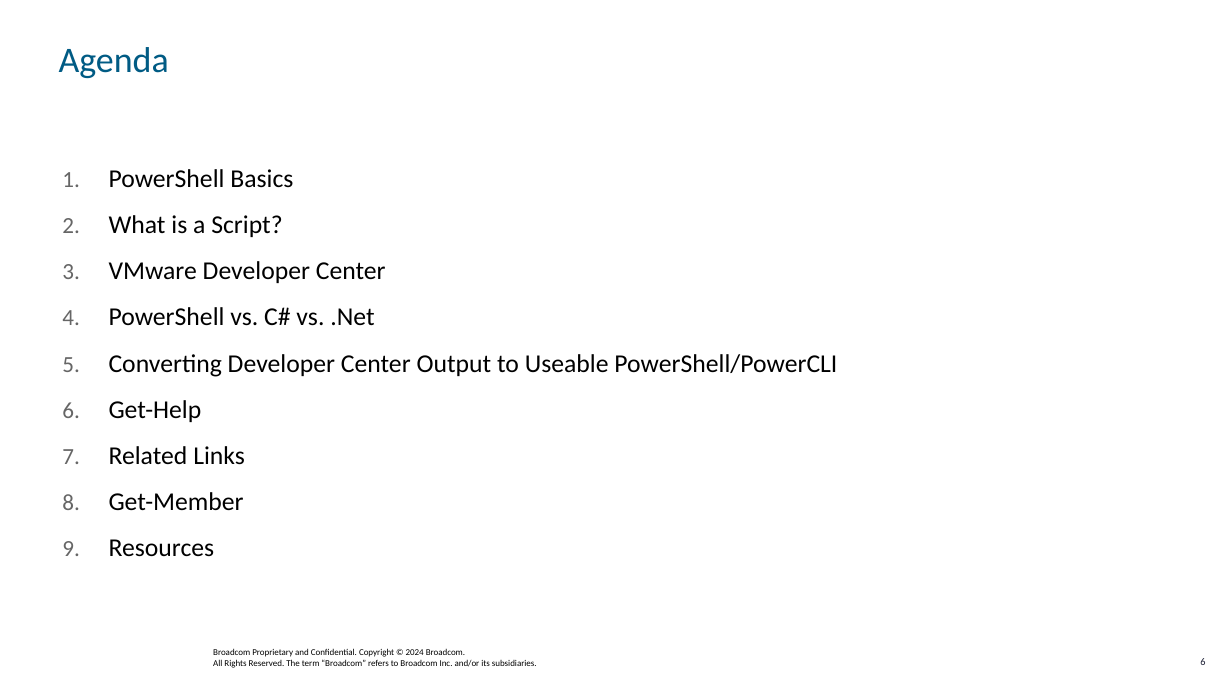
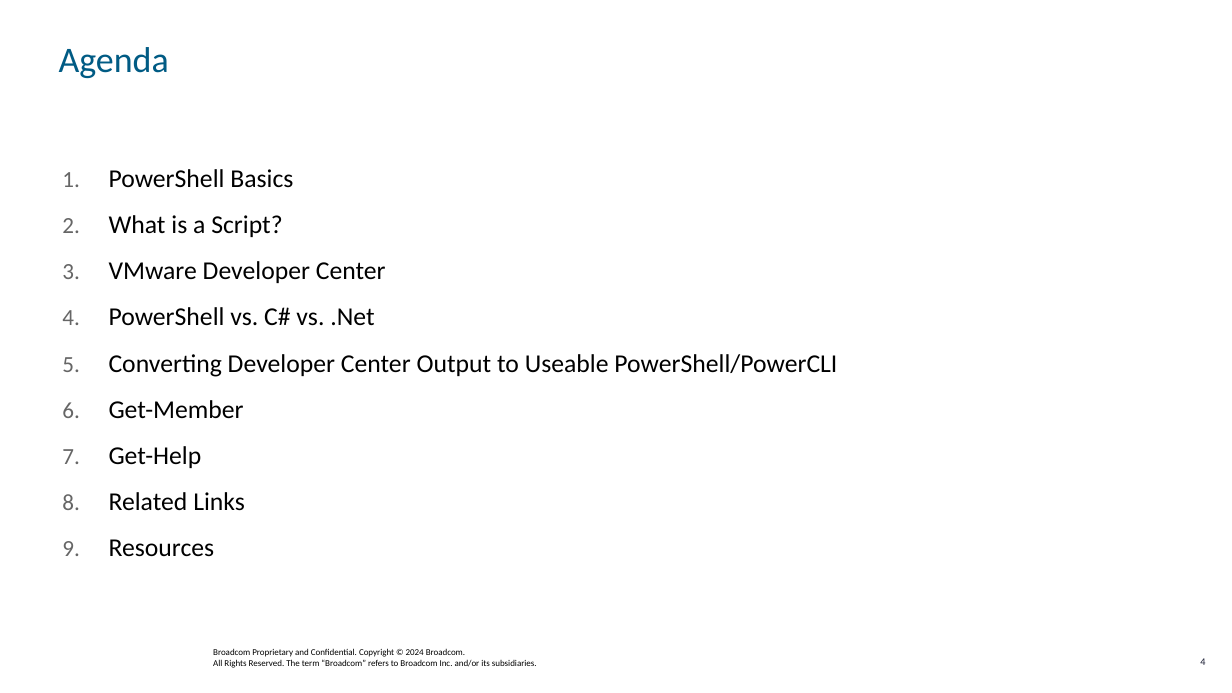
Before and after one commit to jpsider/Invoke-Automation, a slide deck: slide 4 of Powercli/VMwareExplore_2024/CODE1744LV - PowerCLI 201 - From the Shell to Writing Scripts.pptx (slide 6 before the commit). Drawn at 1232x693 pixels with LibreOffice and Linux fonts; fonts in the diff are those of the drawing; background and template pictures are left out. Boxes give left, top, right and bottom in pixels: in the first picture for what was removed or moved away, otherwise in the second. Text is boxed around its words. In the diff, an @@ line names an element or a change of style, - is before the commit and + after.

```diff
--- a/Powercli/VMwareExplore_2024/CODE1744LV - PowerCLI 201 - From the Shell to Writing Scripts.pptx
+++ b/Powercli/VMwareExplore_2024/CODE1744LV - PowerCLI 201 - From the Shell to Writing Scripts.pptx
@@ text at (109, 400, 244, 418): paragraph added @@
+6. Get-Member
@@ text at (109, 492, 244, 510): paragraph removed @@
-8. Get-Member
@@ page number at (1200, 658, 1205, 665): text changed @@
-6
+4
```
Also in this commit, not shown: 8 other slides changed, 13 slides added, 6 slides removed, 5 other files.
